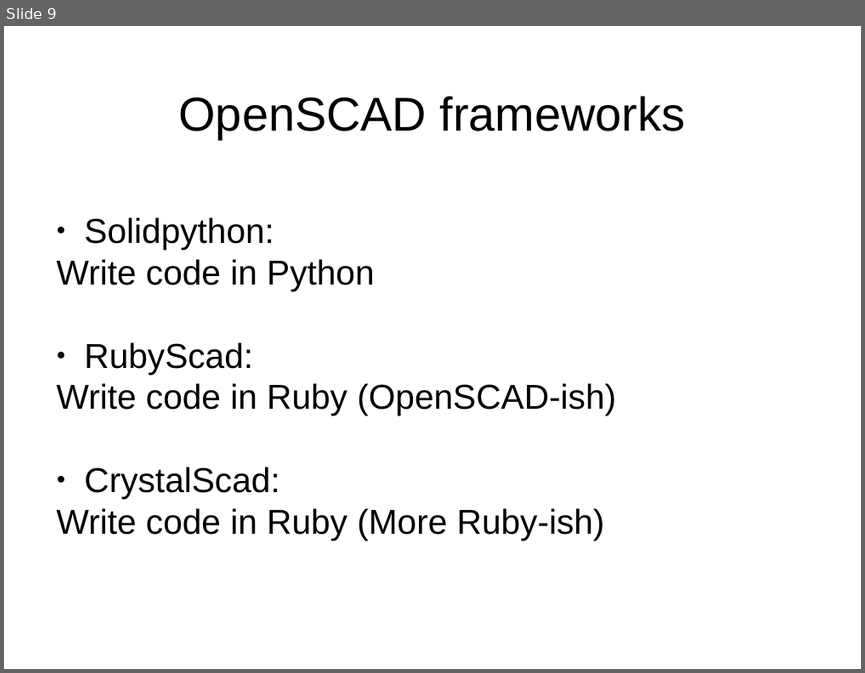
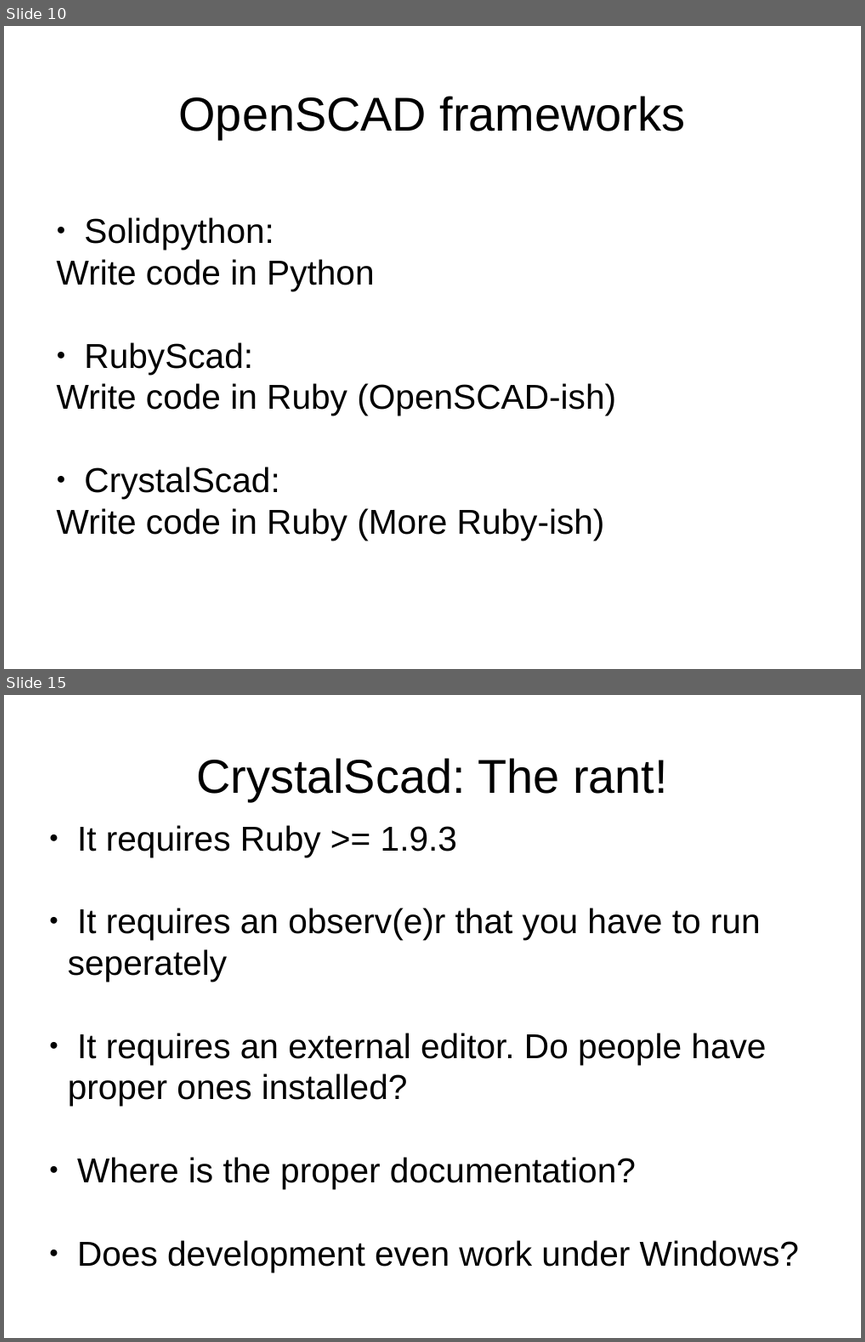
Before and after one commit to Joaz/talks, a slide deck: parametric_programmable_3d_models.odp. Shown one above the other, each under a label of ours: slide 9 before the commit, slides 10 and 15 after it; the slides between them are not shown. The pictures are 865x673 and 865x1342 pixels, drawn with LibreOffice and Linux fonts; fonts in the diff are those of the drawing. Boxes give left, top, right and bottom in pixels: in the first picture for what was removed or moved away, otherwise in the second. Text is boxed around its words. In the diff, an @@ line names an element or a change of style, - is before the commit and + after.

```diff
--- a/parametric_programmable_3d_models.odp
+++ b/parametric_programmable_3d_models.odp
@@ slide 15 added at [4, 695, 861, 1338], background #FFFFFF @@
@@ title added at [196, 758, 668, 801], 44 pt, text #000000 @@
+CrystalScad: The rant!
@@ subtitle added at [68, 825, 799, 1271], 32 pt, text #000000 @@
+● It requires Ruby >= 1.9.3
+● It requires an observ(e)r that you have to run seperately
+● It requires an external editor. Do people have proper ones installed?
+● Where is the proper documentation?
+● Does development even work under Windows?
@@ what was slide 9 is now slide 10 @@
```
Also in this commit, not shown: 9 slides changed, 5 other slides added, 13 slides removed.
